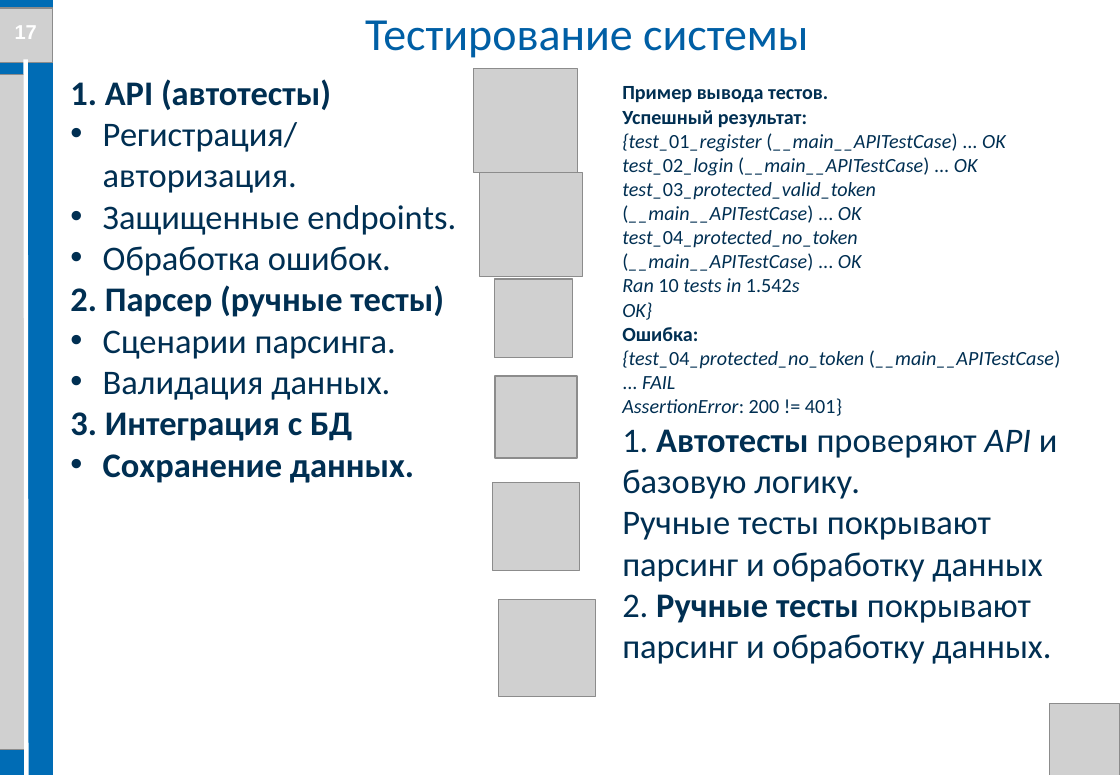
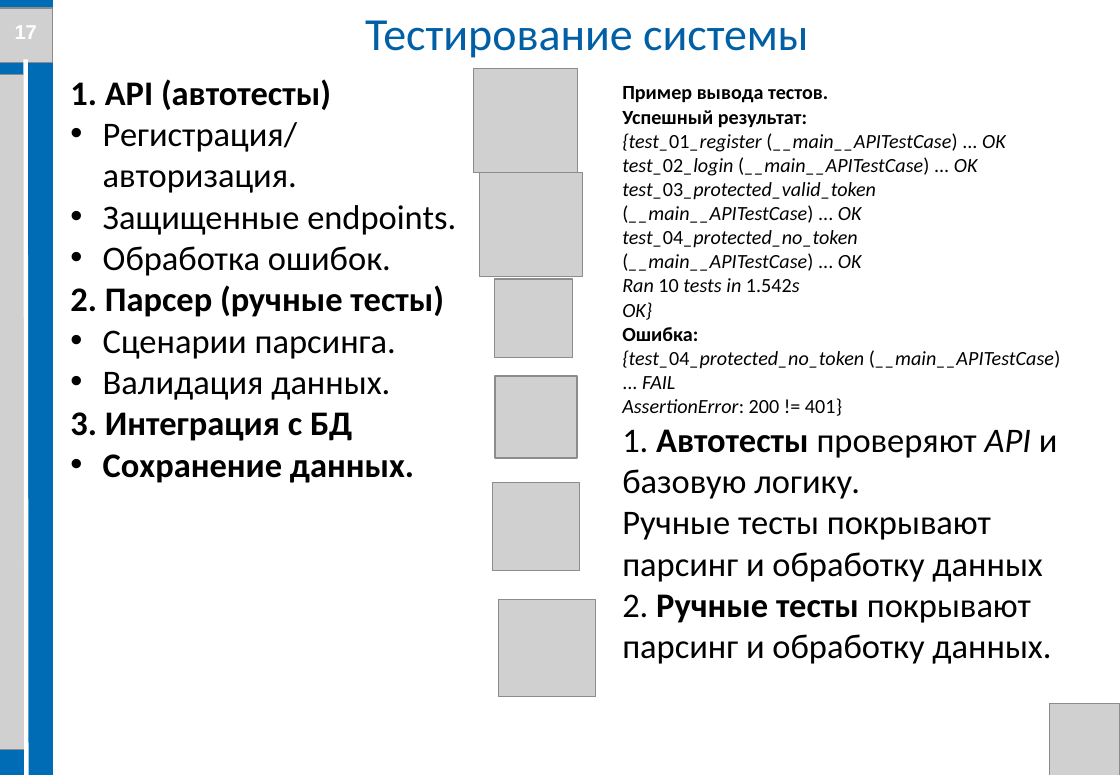
Before and after one commit to Evgenij1234/Diplom-work, a slide deck: slide 17 of Documents/Презентация ВКР Семенов Е.А. БПЦ 21-01.pptx. Drawn at 1120x775 pixels with LibreOffice and Linux fonts; fonts in the diff are those of the drawing; grey boxes stand for pictures; background and template pictures are left out. Boxes give left, top, right and bottom in pixels: in the first picture for what was removed or moved away, otherwise in the second. Text is boxed around its words. In the diff, an @@ line names an element or a change of style, - is before the commit and + after.

```diff
--- a/Documents/Презентация ВКР Семенов Е.А. БПЦ 21-01.pptx
+++ b/Documents/Презентация ВКР Семенов Е.А. БПЦ 21-01.pptx
@@ text "1. API (автотесты)" at (70, 79, 456, 483): text colour #003052 to #000000 @@
@@ text "Пример вывода тестов." at (622, 86, 1060, 664): text colour #003052 to #000000 @@
```
Also in this commit, not shown: 19 other slides changed, 40 other files.
